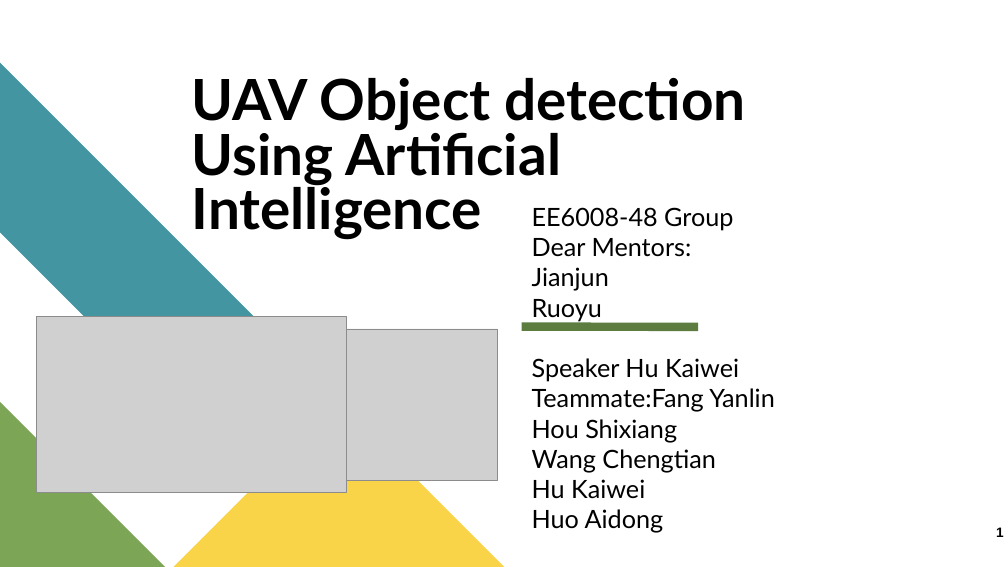
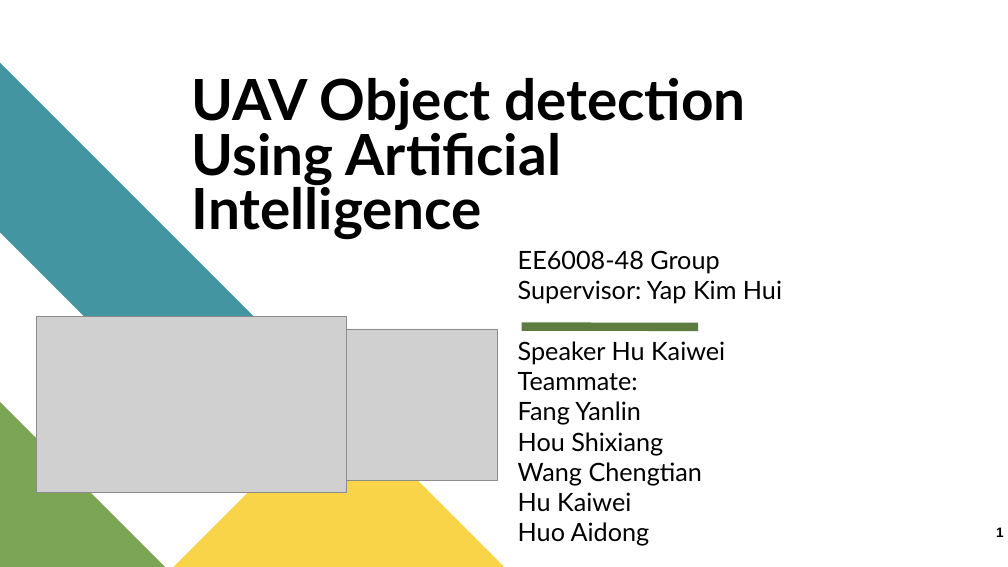
Before and after one commit to Kevin-Whoo/EE6008_48_UAV, a slide deck: slide 1 of EE6008_48_UAV_week4.pptx. Drawn at 1008x567 pixels with LibreOffice and Linux fonts; fonts in the diff are those of the drawing; grey boxes stand for pictures. Boxes give left, top, right and bottom in pixels: in the first picture for what was removed or moved away, otherwise in the second. Text is boxed around its words. In the diff, an @@ line names an element or a change of style, - is before the commit and + after.

```diff
--- a/EE6008_48_UAV_week4.pptx
+++ b/EE6008_48_UAV_week4.pptx
@@ text "EE6008-48 Group": place and size @@
-text "EE6008-48 Group" at (532,207,775,533)
+text "EE6008-48 Group" at (518,250,782,546)
@@ text at (518,280,782,304): text changed @@
-Dear Mentors:
-Jianjun
-Ruoyu
+Supervisor: Yap Kim Hui
@@ text at (518,372,641,425): text changed @@
-Teammate:Fang Yanlin
+Teammate:
+Fang Yanlin
```
Also in this commit, not shown: 3 other slides changed, 1 other file.
